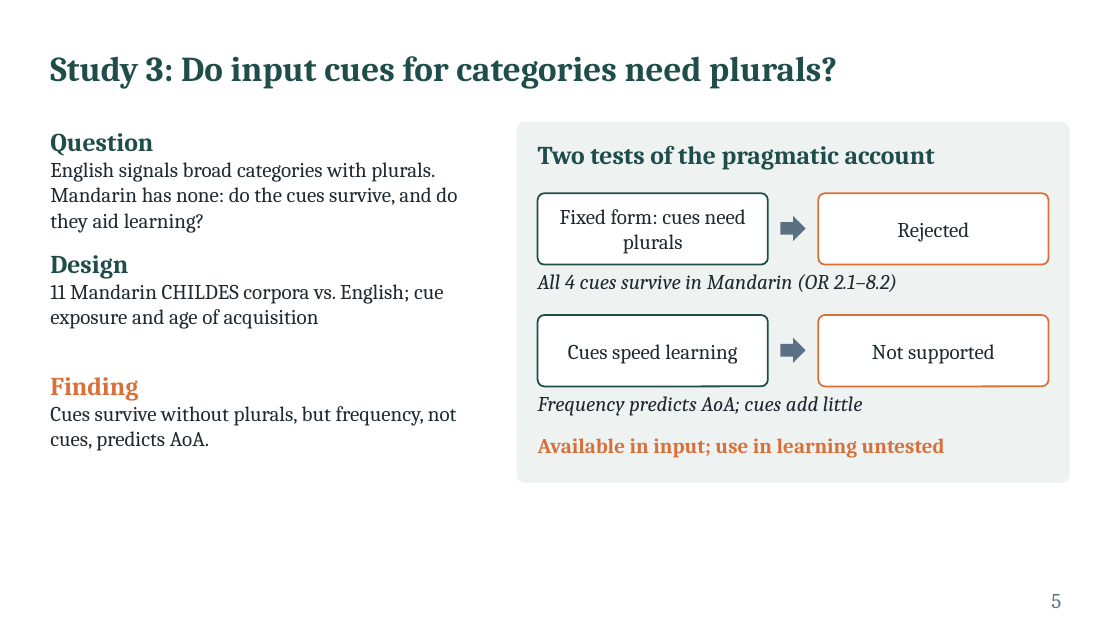
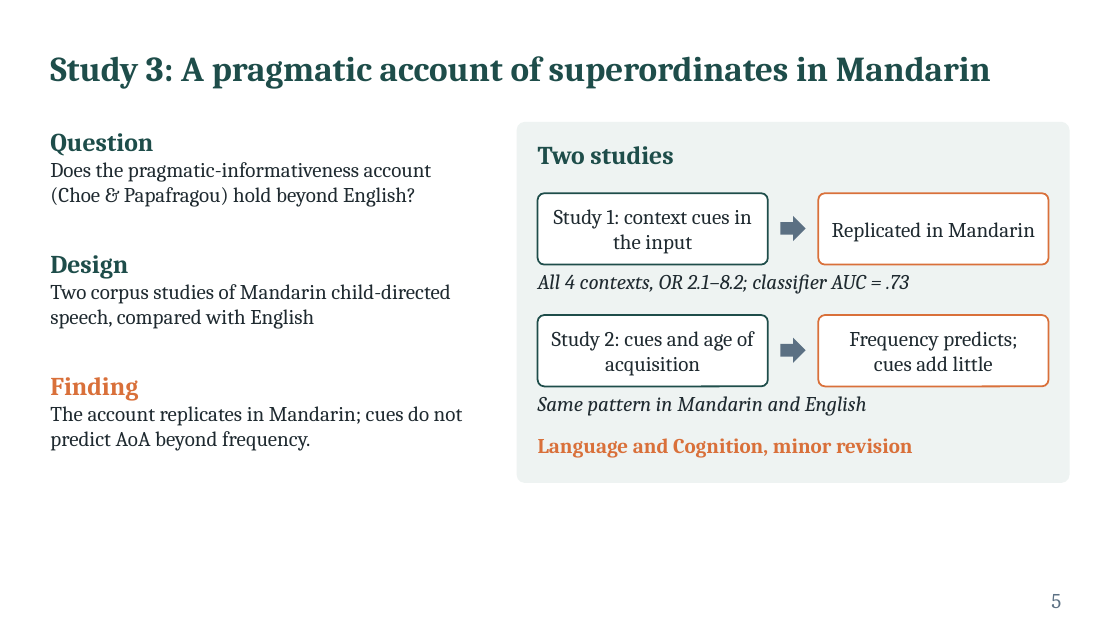
Before and after one commit to xtaoliu/claude, a slide deck: slide 5 of Liu_postdoc_interview_talk.pptx. Drawn at 1120x630 pixels with LibreOffice and Linux fonts; fonts in the diff are those of the drawing. Boxes give left, top, right and bottom in pixels: in the first picture for what was removed or moved away, otherwise in the second. Text is boxed around its words. In the diff, an @@ line names an element or a change of style, - is before the commit and + after.

```diff
--- a/Liu_postdoc_interview_talk.pptx
+++ b/Liu_postdoc_interview_talk.pptx
@@ title at [50, 56, 991, 88]: text changed @@
-Study 3: Do input cues for categories need plurals?
+Study 3: A pragmatic account of superordinates in Mandarin
@@ text at [538, 146, 673, 164]: text changed @@
-Two tests of the pragmatic account
+Two studies
@@ text at [50, 162, 432, 207]: text changed @@
-English signals broad categories with plurals. Mandarin has none: do the cues survive, and do they aid learning?
+Does the pragmatic-informativeness account (Choe & Papafragou) hold beyond English?
@@ text at [554, 209, 752, 254]: text changed @@
-Fixed form: cues need plurals
+Study 1: context cues in the input
@@ text at [832, 222, 1035, 242]: text changed @@
-Rejected
+Replicated in Mandarin
@@ text at [50, 284, 450, 329]: text changed @@
-11 Mandarin CHILDES corpora vs. English; cue exposure and age of acquisition
+Two corpus studies of Mandarin child-directed speech, compared with English
@@ text at [538, 274, 908, 294]: text changed @@
-All 4 cues survive in Mandarin (OR 2.1–8.2)
+All 4 contexts, OR 2.1–8.2; classifier AUC = .73
@@ text at [552, 331, 754, 376]: text changed @@
-Cues speed learning
+Study 2: cues and age of acquisition
@@ text at [849, 331, 1017, 372]: text changed @@
-Not supported
+Frequency predicts; cues add little
@@ text at [50, 406, 463, 451]: text changed @@
-Cues survive without plurals, but frequency, not cues, predicts AoA.
+The account replicates in Mandarin; cues do not predict AoA beyond frequency.
@@ text at [538, 396, 867, 416]: text changed @@
-Frequency predicts AoA; cues add little
+Same pattern in Mandarin and English
@@ text at [538, 438, 913, 458]: text changed @@
-Available in input; use in learning untested
+Language and Cognition, minor revision
```
Also in this commit, not shown: 1 other file.
